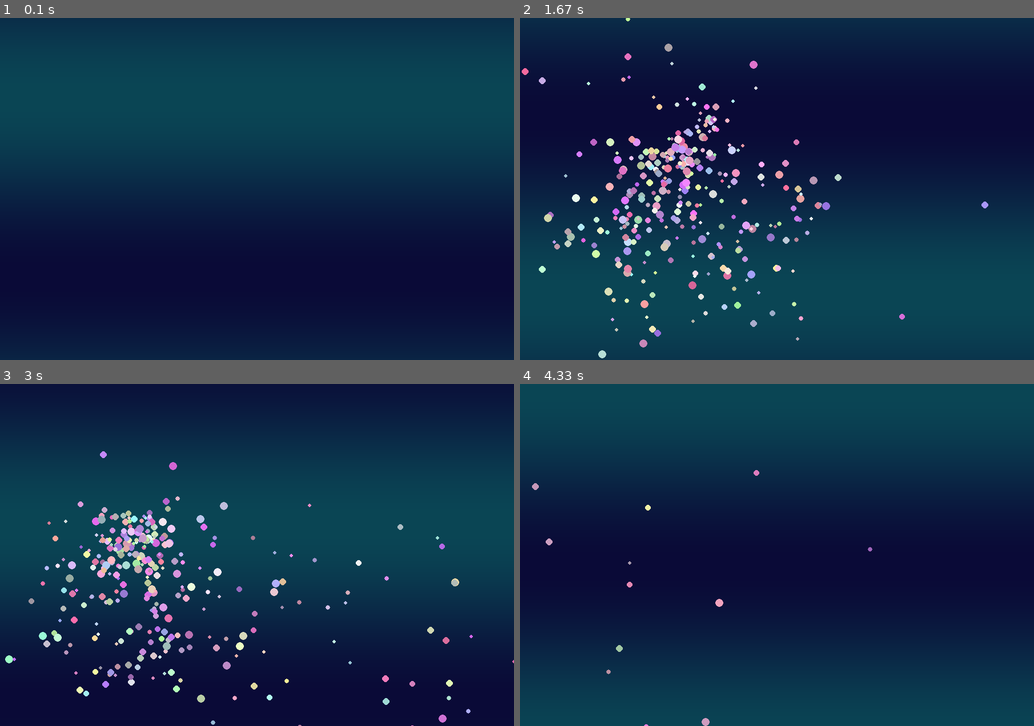
Above: before the commit, frames 1-4 (two rows, left to right).
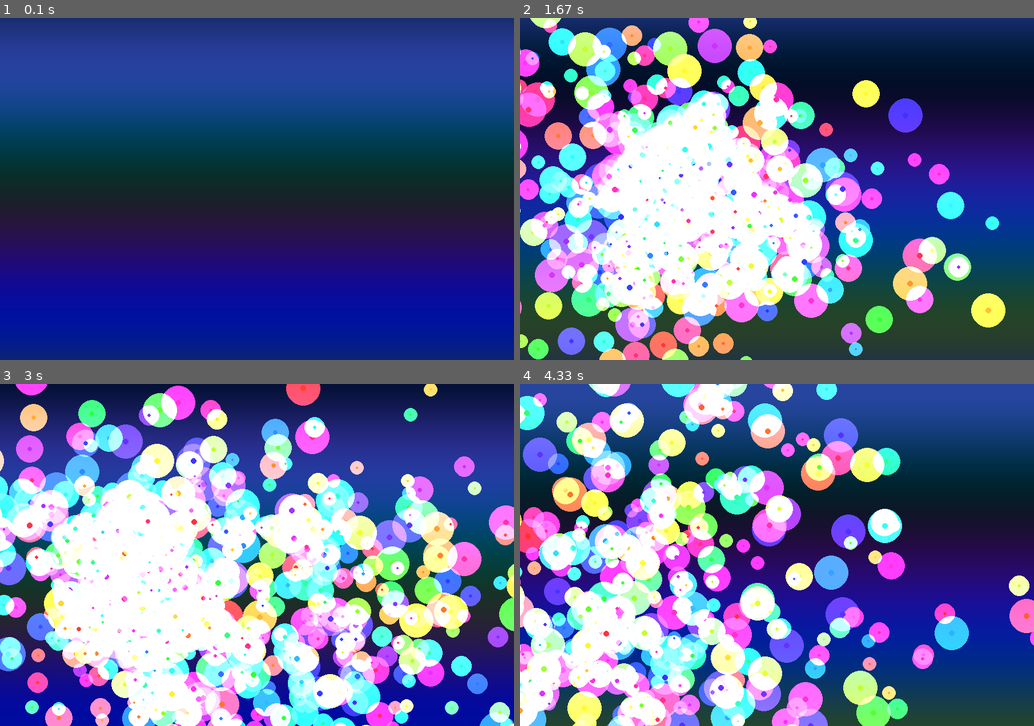
Above: after the commit, the same moments.

Repository: 20260136-cmd/my_first_game
Game: pygame game, started from my-first-game.py
Two runs of this game, one before a commit and one after it. Both use one fixed random seed, a clock stepped at 60 frames per second and the inputs below.
Inputs (mouse positions are in pixels of both pictures, inside the frame that each line leads up to):
- Up to frame 1 (0.1 s): no input
- Up to frame 2 (1.67 s): press the mouse at (653, 192) at 0.37 s; move the mouse to (741, 230) at 0.47 s; release the mouse at (828, 264) at 0.6 s; press the mouse at (653, 192) at 0.7 s; move the mouse to (648, 127) at 0.8 s; release the mouse at (643, 62) at 0.93 s; press the mouse at (653, 192) at 1.03 s; move the mouse to (720, 209) at 1.13 s; release the mouse at (782, 223) at 1.27 s; press the mouse at (653, 192) at 1.37 s; move the mouse to (679, 154) at 1.47 s; release the mouse at (705, 117) at 1.6 s
- Up to frame 3 (3 s): press the mouse at (133, 558) at 1.7 s; move the mouse to (277, 551) at 1.8 s; release the mouse at (416, 548) at 1.93 s; press the mouse at (133, 558) at 2.03 s; move the mouse to (287, 589) at 2.13 s; release the mouse at (436, 623) at 2.27 s; press the mouse at (133, 558) at 2.37 s; move the mouse to (133, 585) at 2.47 s; release the mouse at (133, 616) at 2.6 s; press the mouse at (133, 558) at 2.7 s; move the mouse to (138, 541) at 2.8 s; release the mouse at (143, 527) at 2.93 s
- Up to frame 4 (4.33 s): press the mouse at (653, 558) at 3.03 s; move the mouse to (674, 500) at 3.13 s; release the mouse at (694, 445) at 3.27 s; move the mouse to (617, 575) at 3.37 s; move the mouse to (936, 637) at 3.87 s; move the mouse to (746, 452) at 4.2 s

The runs differ from the first frame. In frame 1, 83% of the frame differs, in the area x 0-100%, y 0-100%; in frame 2, 78%; in frame 3, 92%; in frame 4, 80%.

Commit message:
2nd edit

Diff:
--- a/my-first-game.py
+++ b/my-first-game.py
@@ -6,57 +6,109 @@
 
 WIDTH, HEIGHT = 900, 600
 screen = pygame.display.set_mode((WIDTH, HEIGHT))
-pygame.display.set_caption("Fancy Particle Playground")
+pygame.display.set_caption("ULTRA Particle Playground")
 
 clock = pygame.time.Clock()
 
 particles = []
 
+
 class Particle:
-    def __init__(self, x, y):
+
+    def __init__(self, x, y, power=1):
+
         self.x = x
         self.y = y
 
         angle = random.uniform(0, math.pi * 2)
-        speed = random.uniform(1, 6)
+        speed = random.uniform(1, 6) * power
 
         self.vx = math.cos(angle) * speed
         self.vy = math.sin(angle) * speed
 
-        self.life = random.randint(40, 80)
-        self.size = random.randint(3, 7)
+        self.life = random.randint(80, 150)
+        self.max_life = self.life
 
-        self.color = (
-            random.randint(150,255),
-            random.randint(100,255),
-            random.randint(150,255)
-        )
+        self.size = random.randint(2, 5)
 
-    def update(self):
+        self.hue = random.randint(0, 360)
+
+    def update(self, mx, my):
+
+        dx = mx - self.x
+        dy = my - self.y
+
+        dist = math.hypot(dx, dy)
+
+        if dist < 200:
+            force = 0.05
+            self.vx += dx * force / (dist + 1)
+            self.vy += dy * force / (dist + 1)
+
         self.x += self.vx
         self.y += self.vy
 
-        self.vy += 0.08
+        self.vy += 0.03
+
+        self.vx += math.sin(self.life * 0.1) * 0.02
+
         self.life -= 1
+        self.hue += 1
+
+    def color(self):
+
+        c = pygame.Color(0)
+        c.hsva = (self.hue % 360, 80, 100, 100)
+        return c
 
     def draw(self, surf):
-        if self.life > 0:
-            pygame.draw.circle(
-                surf,
-                self.color,
-                (int(self.x), int(self.y)),
-                self.size
-            )
+
+        if self.life <= 0:
+            return
+
+        color = self.color()
+
+        alpha = int(255 * (self.life / self.max_life))
+
+        glow_size = self.size * 6
+        glow = pygame.Surface((glow_size * 2, glow_size * 2), pygame.SRCALPHA)
+
+        pygame.draw.circle(
+            glow,
+            (*color[:3], 40),
+            (glow_size, glow_size),
+            glow_size
+        )
+
+        surf.blit(glow, (self.x - glow_size, self.y - glow_size),
+                  special_flags=pygame.BLEND_ADD)
+
+        pygame.draw.circle(
+            surf,
+            color,
+            (int(self.x), int(self.y)),
+            self.size
+        )
 
     def alive(self):
         return self.life > 0
 
 
 def draw_background(surface, t):
+
     for y in range(HEIGHT):
-        c = int(40 + 30 * math.sin(y * 0.01 + t))
-        color = (10, c, 50 + c//2)
-        pygame.draw.line(surface, color, (0, y), (WIDTH, y))
+
+        r = int(20 + 20 * math.sin(y * 0.02 + t))
+        g = int(40 + 30 * math.sin(y * 0.01 + t))
+        b = int(100 + 60 * math.sin(y * 0.015 + t))
+
+        pygame.draw.line(surface, (r, g, b), (0, y), (WIDTH, y))
+
+
+def explosion(x, y):
+
+    for _ in range(120):
+        particles.append(Particle(x, y, power=2))
 
 
 running = True
@@ -65,14 +117,20 @@
 while running:
 
     for event in pygame.event.get():
+
         if event.type == pygame.QUIT:
             running = False
+
+        if event.type == pygame.MOUSEBUTTONDOWN:
+
+            if event.button == 3:
+                explosion(*pygame.mouse.get_pos())
 
     mouse = pygame.mouse.get_pos()
     buttons = pygame.mouse.get_pressed()
 
     if buttons[0]:
-        for _ in range(8):
+        for _ in range(12):
             particles.append(Particle(mouse[0], mouse[1]))
 
     time += 0.03
@@ -80,7 +138,7 @@
     draw_background(screen, time)
 
     for p in particles:
-        p.update()
+        p.update(mouse[0], mouse[1])
         p.draw(screen)
 
     particles = [p for p in particles if p.alive()]
